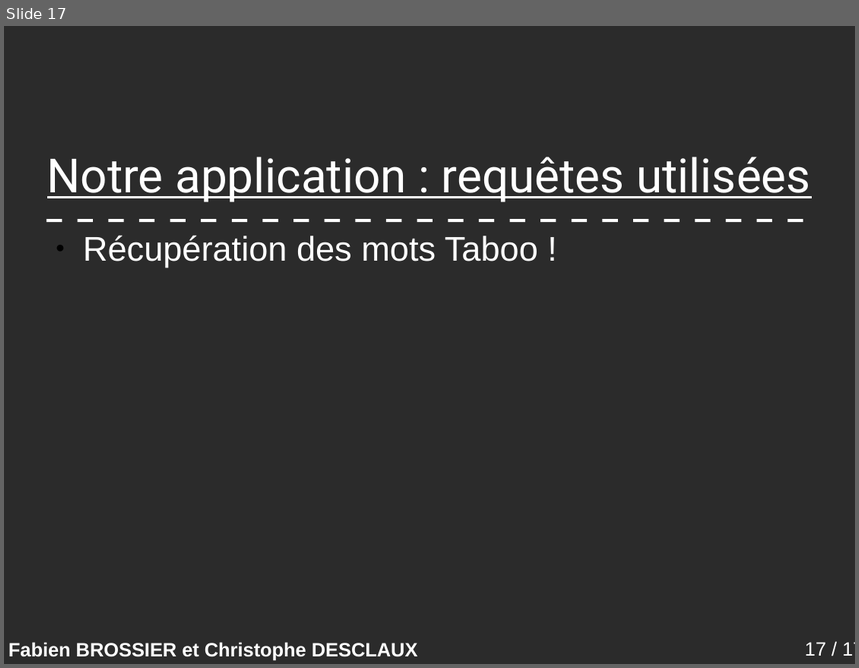
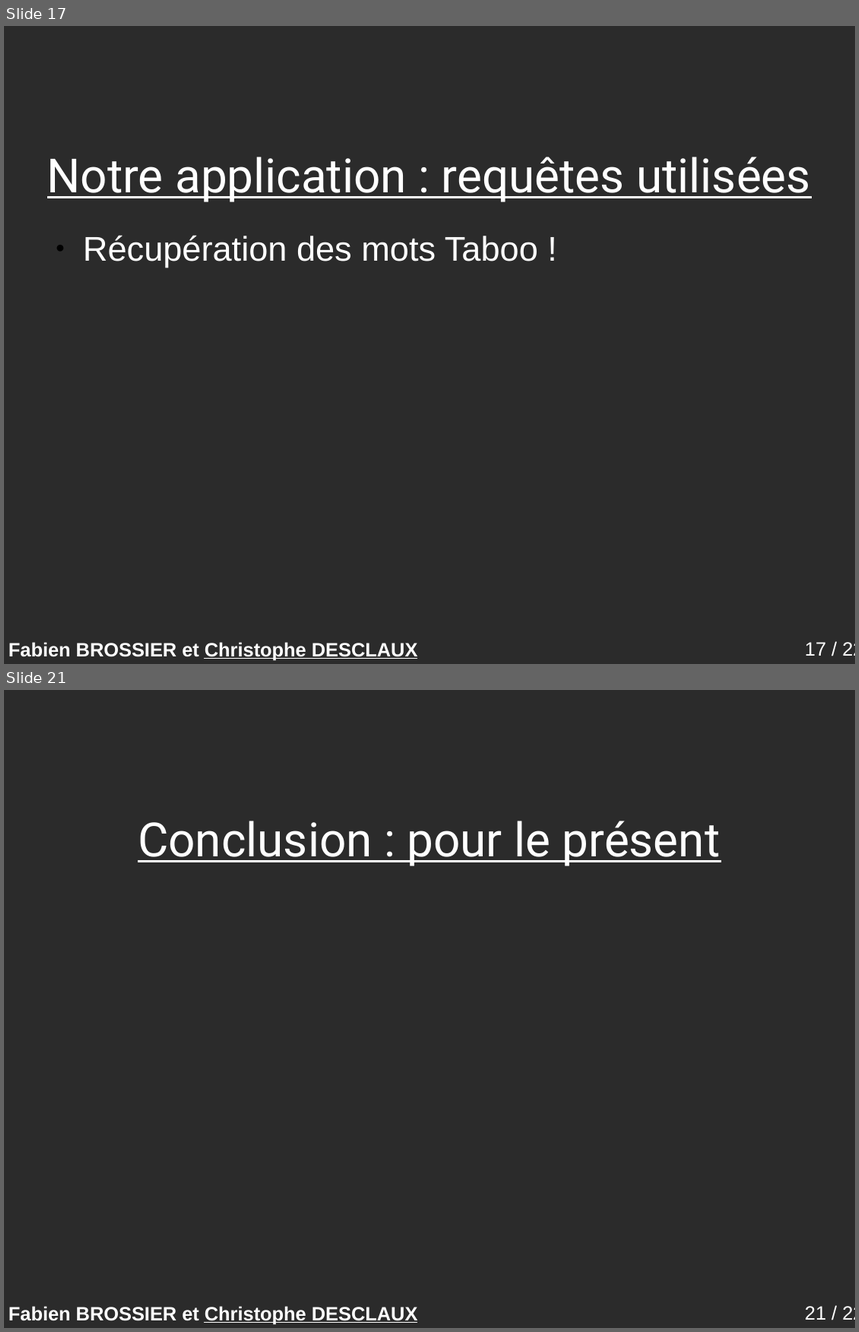
Before and after one commit to descl/TabooGeek, a slide deck: rapport/presentation.odp. Shown one above the other, each under a label of ours: slide 17 before the commit, slides 17 and 21 after it; the slides between them are not shown. The pictures are 859x668 and 859x1332 pixels, drawn with LibreOffice and Linux fonts; fonts in the diff are those of the drawing; background and template pictures are left out; a plain dark background stands for a picture behind light text. Boxes give left, top, right and bottom in pixels: in the first picture for what was removed or moved away, otherwise in the second. Text is boxed around its words. In the diff, an @@ line names an element or a change of style, - is before the commit and + after.

```diff
--- a/rapport/presentation.odp
+++ b/rapport/presentation.odp
@@ slide 21 added at [4,690,855,1328], background picture (left out); not listed: 2 template elements that a slide beside it also shows @@
@@ title added at [138,821,721,866], 44 pt, text #FFFFFF, underline @@
+Conclusion : pour le présent
@@ line added from (205, 1322) to (417, 1322), #FFFFFF 0 pt @@
@@ slide 17 changed as well @@
@@ line removed from (47, 221) to (813, 221) @@
@@ line added from (205, 658) to (417, 658), #FFFFFF 0 pt @@
@@ page number at [805,642,855,656]: text changed @@
-17 / 17
+17 / 22
```
Also in this commit, not shown: 14 other slides changed, 6 other slides added, 2 slides removed.
